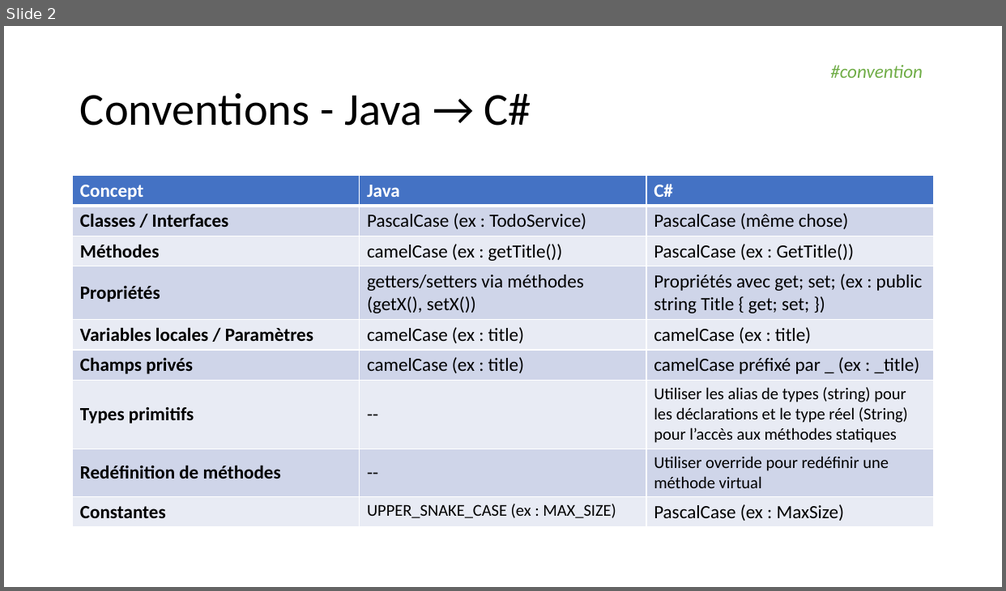
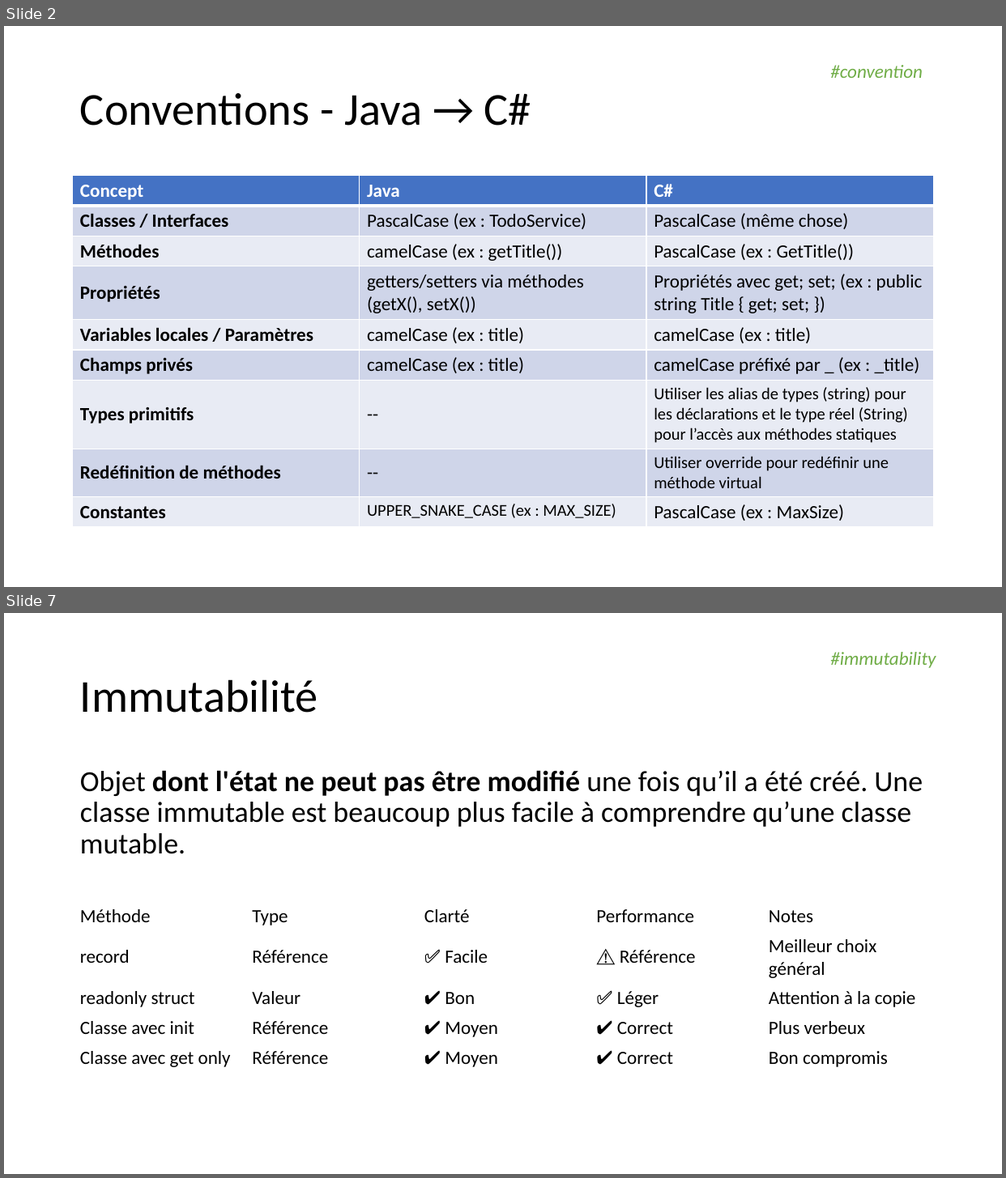
Before and after one commit to martin-chone/elegant-objects, a slide deck: Elegant_Objects.pptx. Shown one above the other, each under a label of ours: slide 2 before the commit, slides 2 and 7 after it; the slides between them are not shown. The pictures are 1006x591 and 1006x1178 pixels, drawn with LibreOffice and Linux fonts; fonts in the diff are those of the drawing. Boxes give left, top, right and bottom in pixels: in the first picture for what was removed or moved away, otherwise in the second. Text is boxed around its words. In the diff, an @@ line names an element or a change of style, - is before the commit and + after.

Commit message:
Change Objects to immutable

```diff
--- a/Elegant_Objects.pptx
+++ b/Elegant_Objects.pptx
@@ slide 7 added at (4, 613, 1002, 1174), background #FFFFFF @@
@@ text added at (830, 652, 936, 668), 18 pt, text #70AD47, italic @@
+#immutability
@@ title added at (80, 679, 318, 713), 44 pt, text #000000 @@
+Immutabilité
@@ text added at (80, 770, 923, 854), 28 pt, text #000000 @@
+Objet dont l'état ne peut pas être modifié une fois qu’il a été créé. Une classe immutable est beaucoup plus facile à comprendre qu’une classe mutable.
@@ table added at (73, 901, 934, 1073), 5 rows, 5 columns @@
+Méthode | Type | Clarté | Performance | Notes
+record | Référence | ✅ Facile | ⚠️ Référence | Meilleur choix général
+readonly struct | Valeur | ✔️ Bon | ✅ Léger | Attention à la copie
+Classe avec init | Référence | ✔️ Moyen | ✔️ Correct | Plus verbeux
+Classe avec get only | Référence | ✔️ Moyen | ✔️ Correct | Bon compromis
```
Also in this commit, not shown: 4 slides changed, 5 other files.
